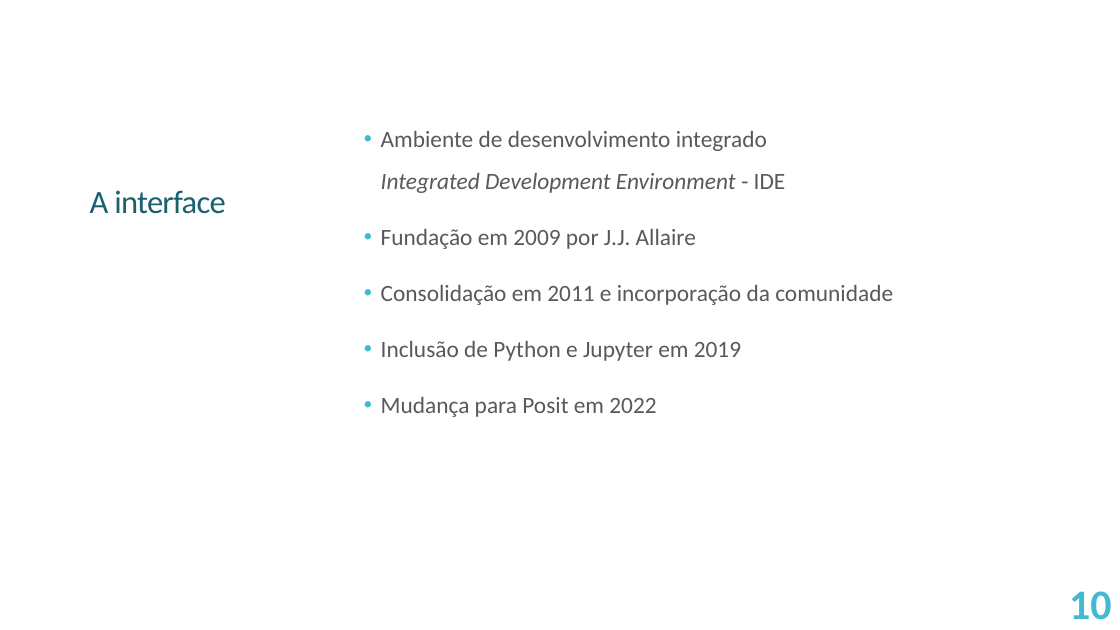
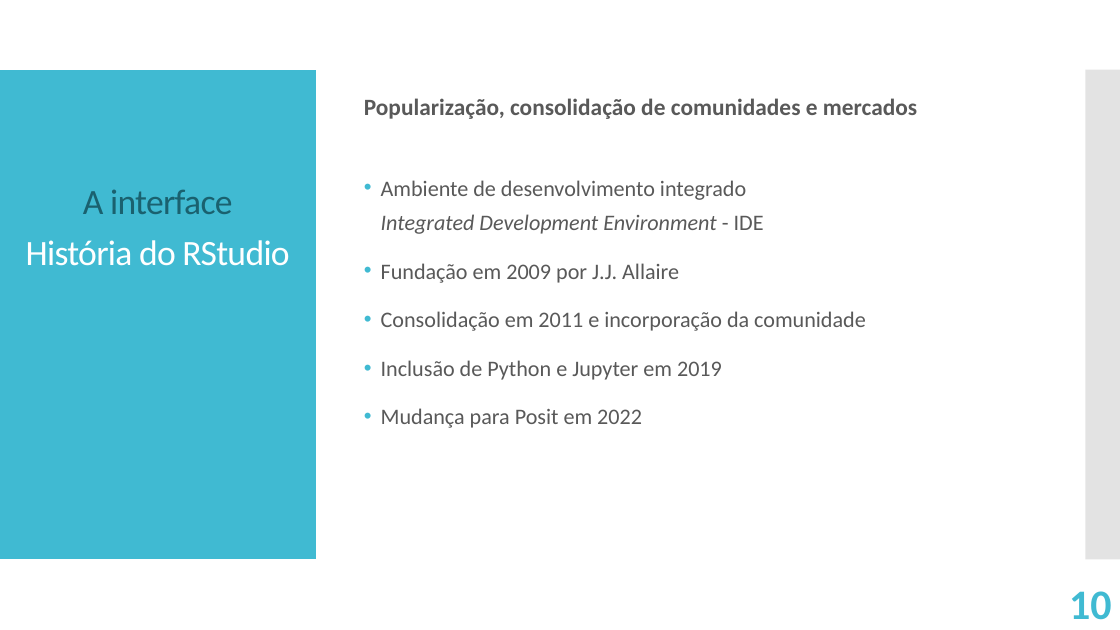
Before and after one commit to victorgalcantara/R-Intro, a slide deck: slide 10 of A01 - É de comer/A01 - Explore I.odp. Drawn at 1120x630 pixels with LibreOffice and Linux fonts; fonts in the diff are those of the drawing. Boxes give left, top, right and bottom in pixels: in the first picture for what was removed or moved away, otherwise in the second. Text is boxed around its words. In the diff, an @@ line names an element or a change of style, - is before the commit and + after.

```diff
--- a/A01 - É de comer/A01 - Explore I.odp
+++ b/A01 - É de comer/A01 - Explore I.odp
@@ freeform shape added at bbox=[0, 70, 317, 560], fill #40BAD2 @@
@@ freeform shape added at bbox=[1086, 70, 1120, 560], fill #C8C8C8 at 50% opacity @@
@@ text at bbox=[364, 98, 917, 119]: paragraph added @@
+Popularização, consolidação de comunidades e mercados
@@ text "A interface" at bbox=[26, 190, 289, 266]: size 27.9 to 30.5 pt; line spacing 0.7 to 0.6 @@
@@ text at bbox=[381, 180, 866, 428]: size 20 to 19 pt in "Ambiente de desenvolvimento integrado Integrated Development ...", "Fundação em 2009 por J.J. Allaire", "Consolidação em 2011 e incorporação da comunidade", "Inclusão de Python e Jupyter em 2019" and 1 more places; line spacing 1.5 to 1.3 @@
```
Also in this commit, not shown: 18 other slides changed, 1 slide added, 1 slide removed, 1 other file.
